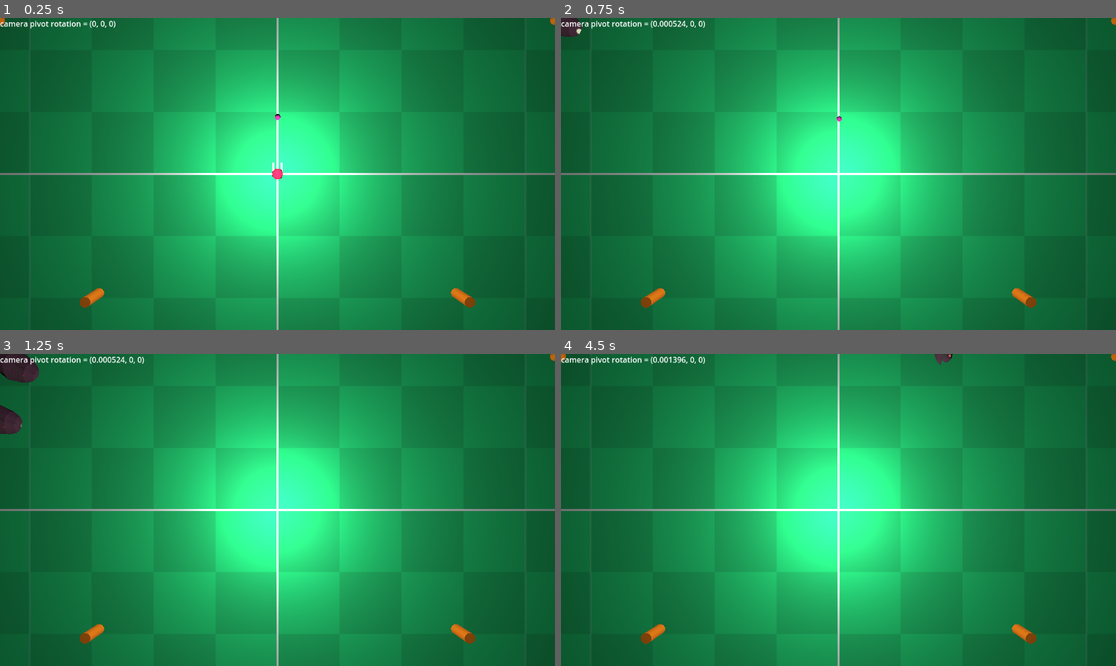
Above: before the commit, frames 1-4 (two rows, left to right).
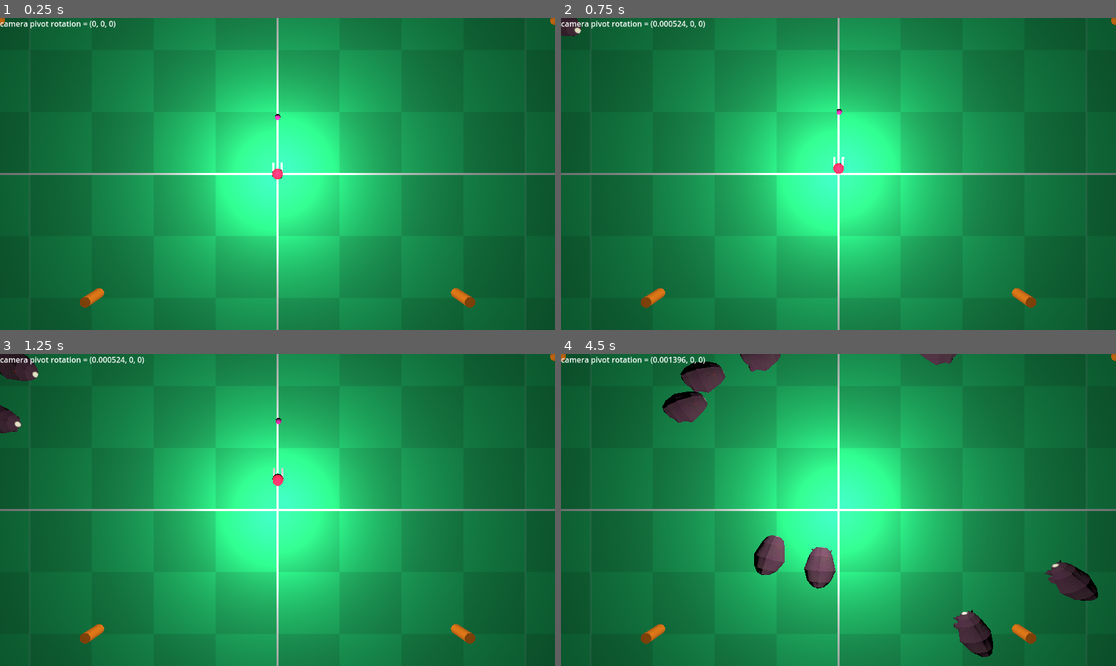
Above: after the commit, the same moments.

Repository: shinyPIKACHUx/GamJamJan2024
Game: Godot game, scene res://Levels/Ash_Test_Level.tscn
The game is run twice, just before and just after one commit, with the same random seed, the same clock (stepped at 60 frames per second) and the same inputs.
Inputs (mouse positions are in pixels of both pictures, inside the frame that each line leads up to):
- Up to frame 1 (0.25 s): no input
- Up to frame 2 (0.75 s): tap Enter (ui_accept) at 0.5 s; move the mouse to (866, 174) at 0.52 s; hold W (move_forward) from 0.53 s (still down); hold Shift (sprint) from 0.53 s (still down)
- Up to frame 3 (1.25 s): keep holding W (move_forward); keep holding Shift (sprint); tap Space (jump) at 0.77 s
- Up to frame 4 (4.5 s): keep holding W (move_forward); move the mouse to (810, 510) at 1.27 s; release Shift (sprint) at 1.28 s; tap Shift (sprint) at 1.35, 2.85, 4.35 s; tap Space (jump) at 1.52, 3.02, 3.77 s; move the mouse to (849, 503) at 2.02 s; hold Shift (sprint) 2.03-2.78 s; move the mouse to (832, 516) at 2.77 s; move the mouse to (877, 513) at 3.52 s; hold Shift (sprint) 3.53-4.28 s; move the mouse to (794, 506) at 4.27 s

Frame 1 is identical in both runs. In frame 2, 0.1% of the frame differs, in the area x 0-52%, y 0-50%; in frame 3, 0.2%; in frame 4, 4.1%, in the area x 18-97%, y 0-98%.
Error before the commit: Parse Error: Identifier "velocity" not declared in the current scope. (res://Enemies/EnemyBullet.gd:5)

Commit message:
Revert "End of day commit"
This reverts commit 2a5e21d1b24e067f45a50f29d3f4118e785d76d8.

Diff:
--- a/MechDonald/Enemies/DamagePlayerOnContact.gd
+++ /dev/null
@@ -1,16 +0,0 @@
-extends CollisionShape3D
-
-
-# Called when the node enters the scene tree for the first time.
-func _ready():
-	pass # Replace with function body.
-
-
-# Called every frame. 'delta' is the elapsed time since the previous frame.
-func _process(delta):
-	pass
-
-
-func _on_collision(body):
-	if body.is_in_group("Player"):
-		print("Damage player")
--- a/MechDonald/Enemies/EnemyBullet.gd
+++ b/MechDonald/Enemies/EnemyBullet.gd
@@ -1,4 +1,4 @@
-extends Area3D
+extends CharacterBody3D
 
 
 func _physics_process(delta):
--- a/MechDonald/Enemies/EnemyBullet.tscn
+++ b/MechDonald/Enemies/EnemyBullet.tscn
@@ -1,19 +1,21 @@
-[gd_scene load_steps=7 format=3 uid="uid://cydnse3vrdtnp"]
+[gd_scene load_steps=6 format=3 uid="uid://cydnse3vrdtnp"]
 
 [ext_resource type="Material" uid="uid://c7aj8ux5thu3n" path="res://Materials/Player_Test_Material.tres" id="1_02sil"]
 [ext_resource type="Script" path="res://Enemies/EnemyBullet.gd" id="1_hvua2"]
-[ext_resource type="Script" path="res://Enemies/DamagePlayerOnContact.gd" id="3_ry5ij"]
+
+[sub_resource type="SphereShape3D" id="SphereShape3D_7vmm8"]
+radius = 0.500974
 
 [sub_resource type="SphereMesh" id="SphereMesh_i7ig1"]
 
 [sub_resource type="StandardMaterial3D" id="StandardMaterial3D_bgg8x"]
 
-[sub_resource type="SphereShape3D" id="SphereShape3D_7vmm8"]
-radius = 0.500974
-
-[node name="EnemyBullet" type="Area3D"]
+[node name="EnemyBullet" type="CharacterBody3D"]
 transform = Transform3D(0.3, 0, 0, 0, 0.3, 0, 0, 0, 0.3, 0, 0, 0)
 script = ExtResource("1_hvua2")
+
+[node name="CollisionShape3D" type="CollisionShape3D" parent="."]
+shape = SubResource("SphereShape3D_7vmm8")
 
 [node name="MeshInstance3D" type="MeshInstance3D" parent="."]
 material_override = ExtResource("1_02sil")
@@ -25,10 +27,4 @@
 one_shot = true
 autostart = true
 
-[node name="CollisionShape3D" type="CollisionShape3D" parent="."]
-transform = Transform3D(1, 0, 0, 0, 1, 0, 0, 0, 1, 0, 0, 0)
-shape = SubResource("SphereShape3D_7vmm8")
-script = ExtResource("3_ry5ij")
-
-[connection signal="body_entered" from="." to="CollisionShape3D" method="_on_collision"]
 [connection signal="timeout" from="Timer" to="." method="_on_timer_timeout"]
--- a/MechDonald/Enemies/ShootingEnemy.gd
+++ b/MechDonald/Enemies/ShootingEnemy.gd
@@ -1,4 +1,4 @@
-class_name ShootingEnemy extends Area3D
+class_name ShootingEnemy extends CharacterBody3D
 
 #speed of the mob m/s
 @export var speed = 2
--- a/MechDonald/Enemies/ShootingEnemy.tscn
+++ b/MechDonald/Enemies/ShootingEnemy.tscn
@@ -1,18 +1,22 @@
-[gd_scene load_steps=6 format=3 uid="uid://ygwruj05wuih"]
+[gd_scene load_steps=5 format=3 uid="uid://ygwruj05wuih"]
 
 [ext_resource type="Script" path="res://Enemies/ShootingEnemy.gd" id="1_ajvoe"]
 [ext_resource type="PackedScene" uid="uid://cydnse3vrdtnp" path="res://Enemies/EnemyBullet.tscn" id="2_dmff5"]
 [ext_resource type="PackedScene" uid="uid://dhw0tcgnbfu4t" path="res://Assets/Models/Aliens/AlienCrawler/alien_crawler.tscn" id="2_s6boq"]
-[ext_resource type="Script" path="res://Enemies/DamagePlayerOnContact.gd" id="4_ejc8b"]
 
 [sub_resource type="SphereShape3D" id="SphereShape3D_5har3"]
 radius = 1.99925
 
-[node name="ShootingEnemy" type="Area3D"]
+[node name="ShootingEnemy" type="CharacterBody3D"]
+axis_lock_linear_y = true
 script = ExtResource("1_ajvoe")
 speed = 4
 shotSpeed = 8
 bullet_scene = ExtResource("2_dmff5")
+
+[node name="CollisionShape3D" type="CollisionShape3D" parent="."]
+transform = Transform3D(1, 0, 0, 0, -4.37114e-08, -1, 0, 1, -4.37114e-08, 0, 0, 0.681752)
+shape = SubResource("SphereShape3D_5har3")
 
 [node name="AlienCrawler" parent="." instance=ExtResource("2_s6boq")]
 
@@ -22,11 +26,4 @@
 [node name="BulletSpawnLocation" type="Node3D" parent="."]
 transform = Transform3D(1, 0, 0, 0, 1, 0, 0, 0, 1, 0, 0, -1.97112)
 
-[node name="CollisionShape3D" type="CollisionShape3D" parent="."]
-transform = Transform3D(1, 0, 0, 0, -4.37114e-08, -1, 0, 1, -4.37114e-08, 0, 0, 0.681752)
-shape = SubResource("SphereShape3D_5har3")
-script = ExtResource("4_ejc8b")
-
-[connection signal="body_entered" from="." to="CollisionShape3D" method="_on_area_3d_area_entered"]
-[connection signal="body_entered" from="." to="CollisionShape3D" method="_on_collision"]
 [connection signal="timeout" from="Timer" to="." method="shoot"]
--- a/MechDonald/Player/Player.tscn
+++ b/MechDonald/Player/Player.tscn
@@ -9,14 +9,14 @@
 [sub_resource type="BoxMesh" id="BoxMesh_fvg5n"]
 size = Vector3(0.2, 0.2, 1)
 
+[sub_resource type="CapsuleShape3D" id="CapsuleShape3D_nx6vm"]
+
 [sub_resource type="SphereShape3D" id="SphereShape3D_tymqh"]
 
 [sub_resource type="SphereMesh" id="SphereMesh_biso7"]
 
 [sub_resource type="StandardMaterial3D" id="StandardMaterial3D_3aba2"]
 albedo_color = Color(0.678431, 0.0980392, 0.533333, 1)
-
-[sub_resource type="CapsuleShape3D" id="CapsuleShape3D_nx6vm"]
 
 [node name="CharacterBody3D" type="CharacterBody3D" groups=["Player"]]
 script = ExtResource("1_41el3")
@@ -35,6 +35,10 @@
 transform = Transform3D(1, 0, 0, 0, 1, 0, 0, 0, 1, 0.4, 0.22553, -0.6)
 mesh = SubResource("BoxMesh_fvg5n")
 skeleton = NodePath("../..")
+
+[node name="CollisionShape3D" type="CollisionShape3D" parent="."]
+transform = Transform3D(1, 0, 0, 0, 1, 0, 0, 0, 1, 0, 1, 0)
+shape = SubResource("CapsuleShape3D_nx6vm")
 
 [node name="Camera3D" type="Camera3D" parent="."]
 transform = Transform3D(1, 0, 0, 0, 0.996195, 0.0871557, 0, -0.0871557, 0.996195, 0, 2.84862, 3.98478)
@@ -71,9 +75,3 @@
 [node name="RayCast3D2" type="RayCast3D" parent="."]
 transform = Transform3D(1, 0, 0, 0, 1, 0, 0, 0, 1, -0.4, 1.25453, -1.1)
 target_position = Vector3(0, 0, -1)
-
-[node name="Area3D" type="Area3D" parent="."]
-
-[node name="CollisionShape3D" type="CollisionShape3D" parent="Area3D"]
-transform = Transform3D(1, 0, 0, 0, 1, 0, 0, 0, 1, 0, 1, 0)
-shape = SubResource("CapsuleShape3D_nx6vm")
